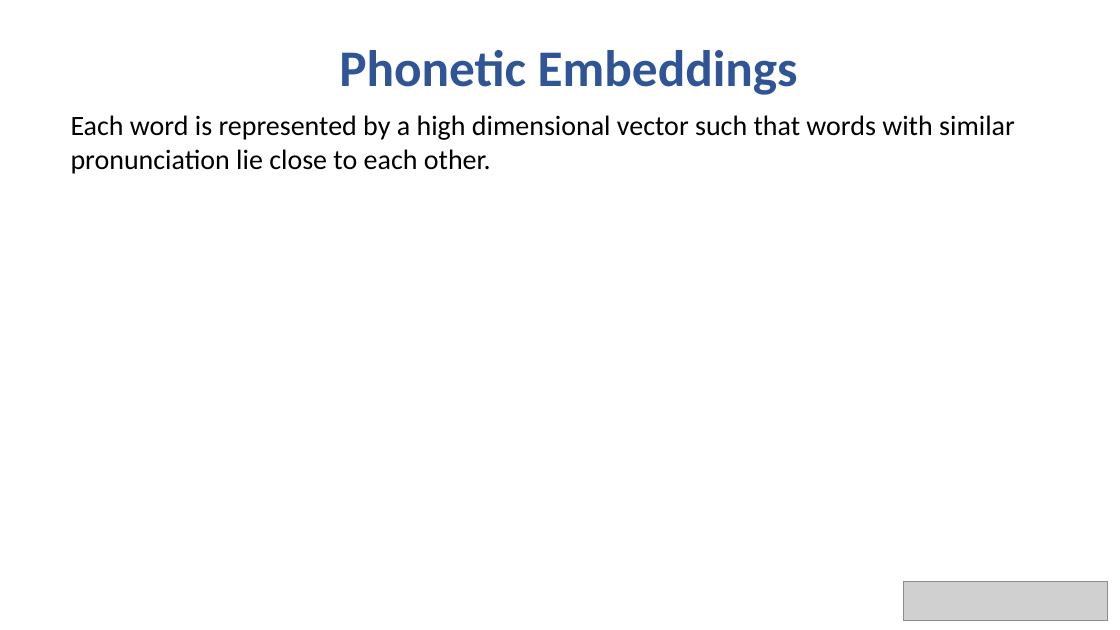
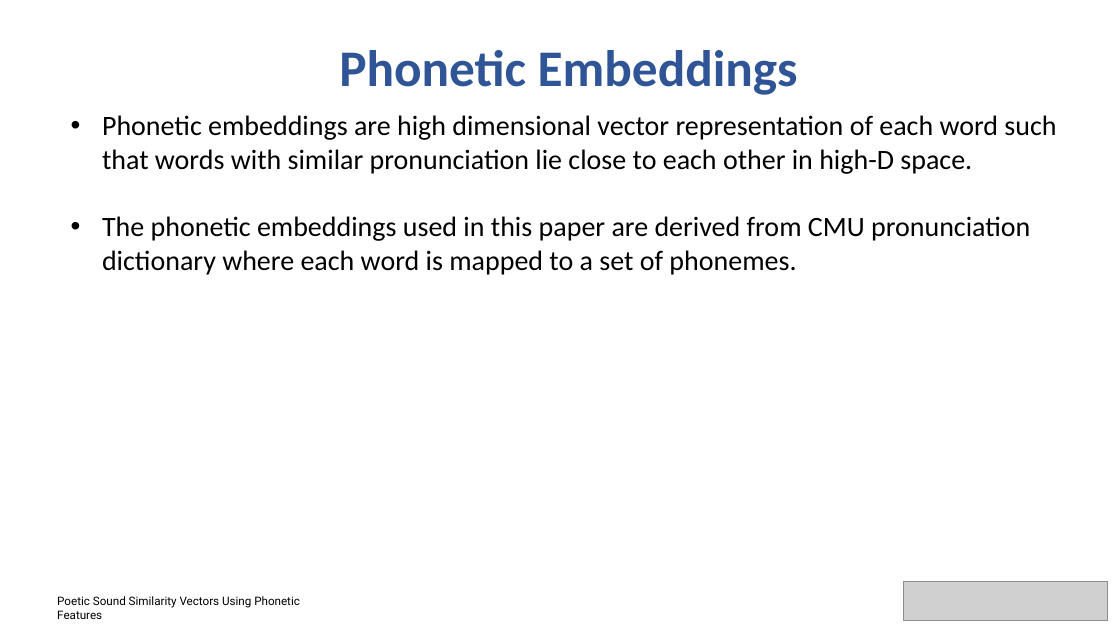
Before and after one commit to bhavyaghai/Fluent, a slide deck: slide 5 of presentation.pptx. Drawn at 1120x630 pixels with LibreOffice and Linux fonts; fonts in the diff are those of the drawing; grey boxes stand for pictures. Boxes give left, top, right and bottom in pixels: in the first picture for what was removed or moved away, otherwise in the second. Text is boxed around its words. In the diff, an @@ line names an element or a change of style, - is before the commit and + after.

```diff
--- a/presentation.pptx
+++ b/presentation.pptx
@@ text at box(102, 115, 1056, 275): text changed @@
-Each word is represented by a high dimensional vector such that words with similar pronunciation lie close to each other.
+• Phonetic embeddings are high dimensional vector representation of each word such that words with similar pronunciation lie close to each other in high-D space.
+• The phonetic embeddings used in this paper are derived from CMU pronunciation dictionary where each word is mapped to a set of phonemes.
@@ text added at box(57, 596, 300, 619), 10 pt, text #000000 @@
+Poetic Sound Similarity Vectors Using Phonetic Features
```
Also in this commit, not shown: 3 other slides changed, 4 slides added, 1 slide removed, 4 other files.
